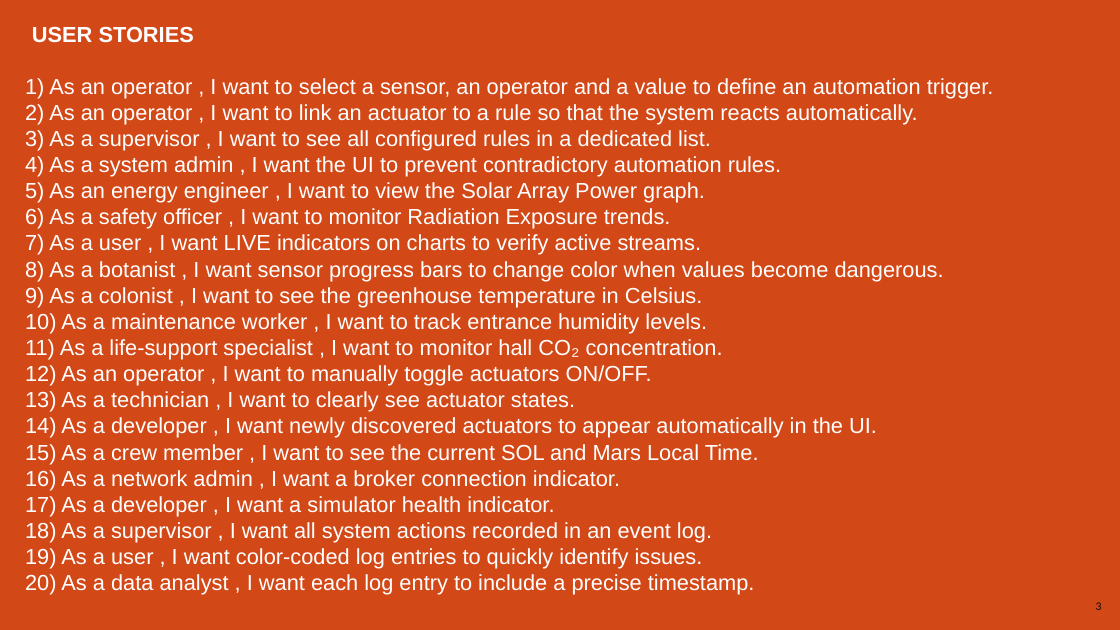
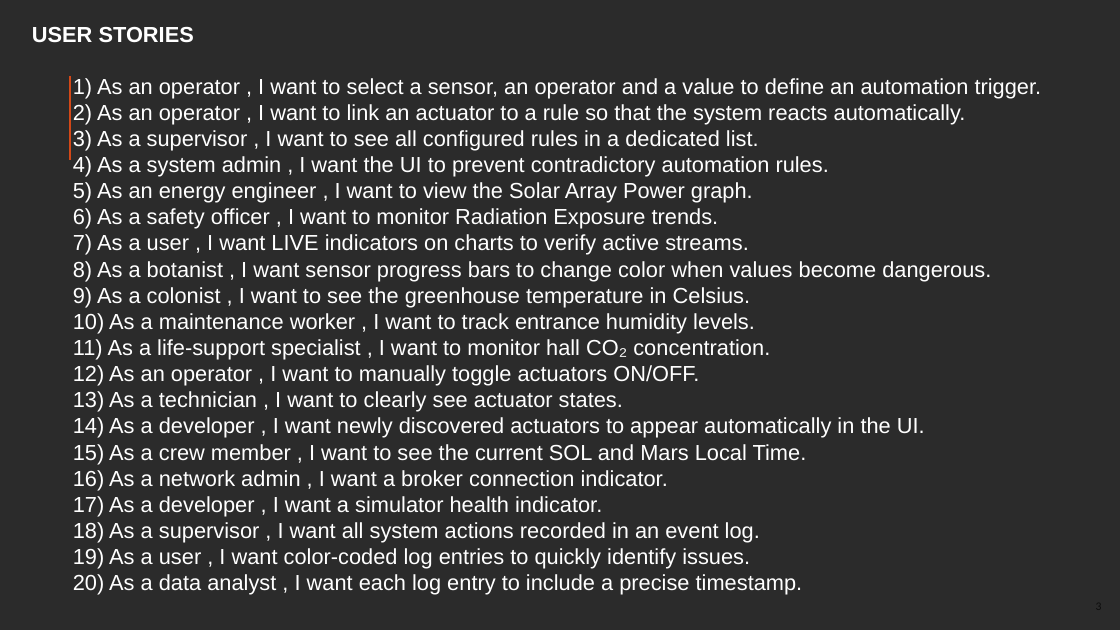
Before and after one commit to danrazin/2056165_ENIGMI, a slide deck: slide 3 of booklets/LAB.pptx. Drawn at 1120x630 pixels with LibreOffice and Linux fonts; fonts in the diff are those of the drawing; background and template pictures are left out; a plain dark background stands for a picture behind light text. Boxes give left, top, right and bottom in pixels: in the first picture for what was removed or moved away, otherwise in the second. Text is boxed around its words. In the diff, an @@ line names an element or a change of style, - is before the commit and + after.

```diff
--- a/booklets/LAB.pptx
+++ b/booklets/LAB.pptx
@@ background #D34817 to picture (left out) @@
@@ text "1) As an operator , ...": place and size @@
-text "1) As an operator , ..." at bbox=[25, 78, 994, 595]
+text "1) As an operator , ..." at bbox=[73, 78, 1042, 595]
```
Also in this commit, not shown: 22 other slides changed, 3 slides added, 1 slide removed.
